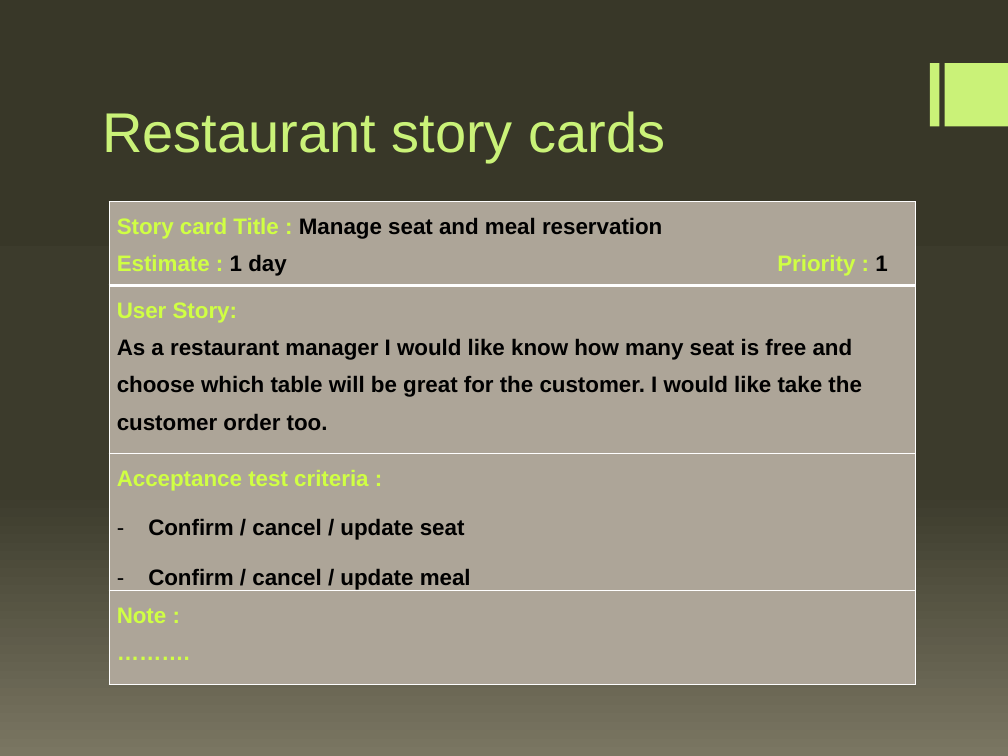
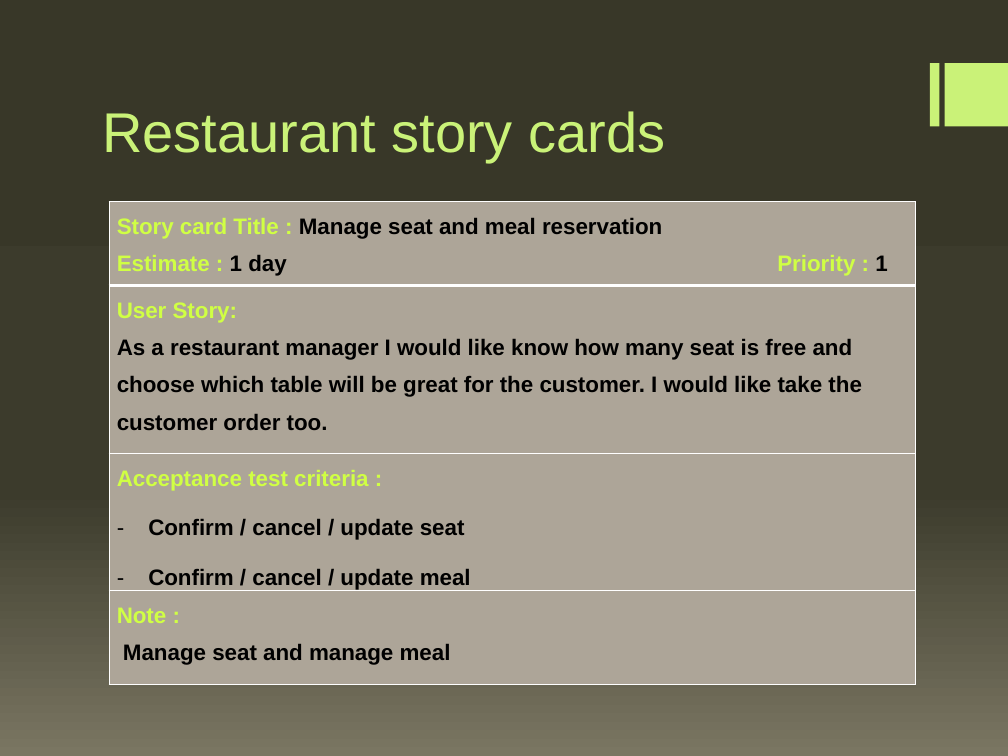
Before and after one commit to vayan/11Meal, a slide deck: slide 9 of User Story2.pptx. Drawn at 1008x756 pixels with LibreOffice and Linux fonts; fonts in the diff are those of the drawing. Boxes give left, top, right and bottom in pixels: in the first picture for what was removed or moved away, otherwise in the second. Text is boxed around its words. In the diff, an @@ line names an element or a change of style, - is before the commit and + after.

Commit message:
scrum + update user story

```diff
--- a/User Story2.pptx
+++ b/User Story2.pptx
@@ table at (109,202,915,696) @@
-row 4, column 1: Note : / ……….
+row 4, column 1: Note : / Manage seat and manage meal
```
Also in this commit, not shown: 3 other slides changed, 1 slide added, 1 other file.
